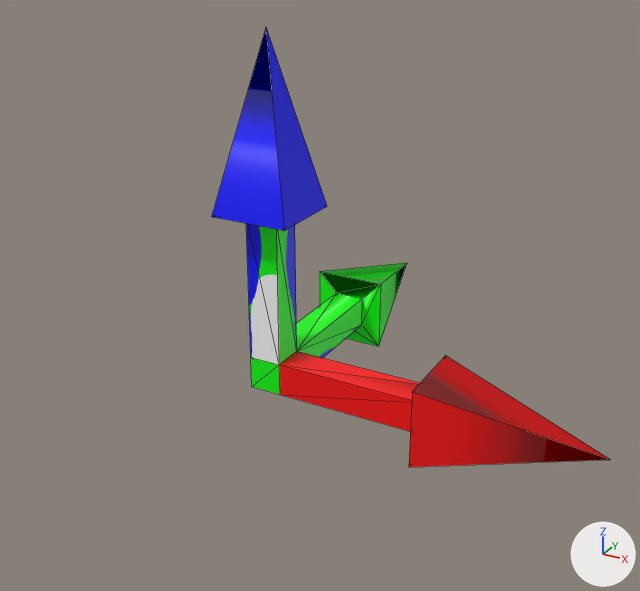
The OBJ model resources/model/axis/axis.obj as it was, and as the next commit left it.
Both versions are drawn from a 50 mm camera at (1.27, -2.02, 1.28) aimed at (0.24, -0.15, 0.35). Every picture has the same lights, and +X, +Y and +Z are marked at lower right. Mesh edges are drawn as thin lines. Where no turn or scale is listed for an object, it has been applied to the vertices.

The first picture shows '立方体'.
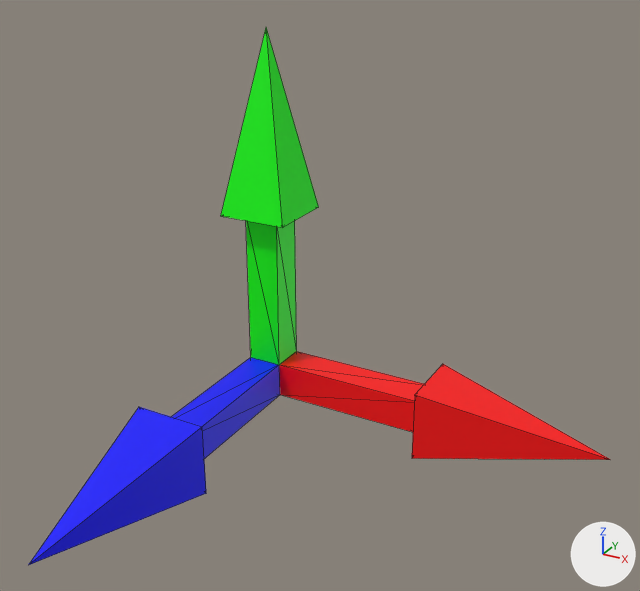
Pixel boxes [x1, y1, x2, y2] of what changed, in the pictures (640 x 591 px; the box of a moved part takes in the faces that stretch with it):
'立方体', reshaped (46% wider, 22% taller): before [212, 28, 611, 467]; after [29, 28, 611, 565]
part 1 of me_立方体, moved or reshaped: before [212, 29, 407, 394]; after [29, 29, 283, 565]
part 2 of me_立方体, surface changed: before [246, 28, 611, 467]; after [246, 28, 611, 460]

Diff of the bpy script that builds the scene:
```diff
--- a/resources/model/axis/axis.obj.py
+++ b/resources/model/axis/axis.obj.py
@@ me_立方体 @@
 # used by ob_立方体; location = (0.0, 0.0, 0.0)
-me_立方体.from_pydata(...)  # 35 vertices, 66 faces; spans x -0.118..1.0, y -0.118..1.0, z -0.118..1.0
+me_立方体.from_pydata(...)  # 35 vertices, 66 faces; spans x -0.1..1.0, y -1.0..0.1, z -0.1..1.0
+# me_立方体 part 1
+# 11 vertices are removed from x -0.118..0.118, y -0.118..1.0, z -0.118..0.5
+# 33 faces are deleted
+# 6 vertices move from x 0.118..0.5, y -0.118..0.118, z -0.118..0.5 to x 0.1..0.5, y -0.1..0.1, z -0.1..0.5
+# 11 vertices are added at x -0.1..0.1, y -1.0..0.1, z -0.1..0.5
+# 33 new faces join them
+# me_立方体 part 2: 36 kept faces spanning x -0.05..1.0, y -0.1..0.1, z -0.1..1.0 get new texture (UV) coordinates
 me_立方体.materials.append(mat_マテリアル)
```
